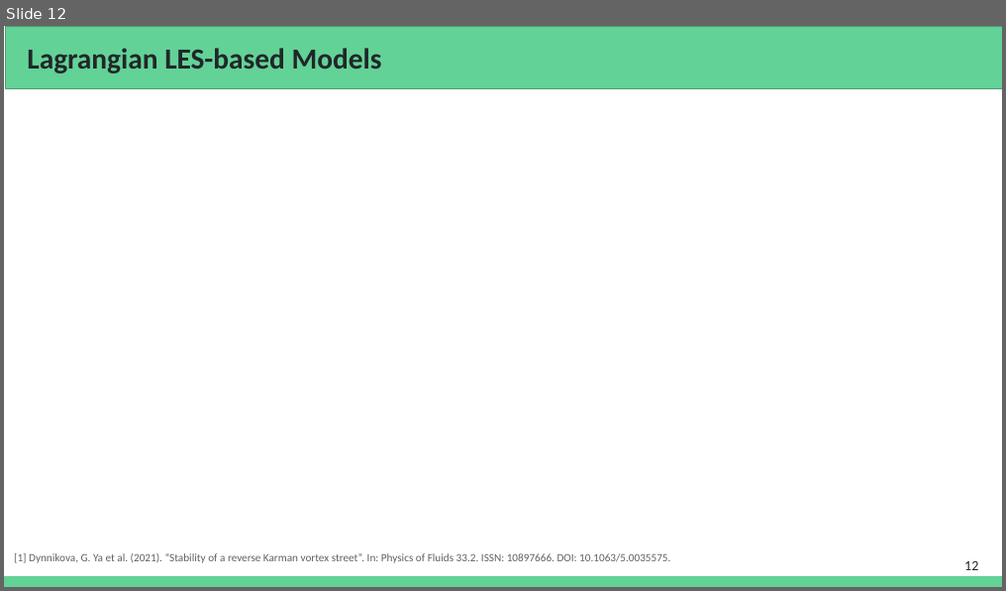
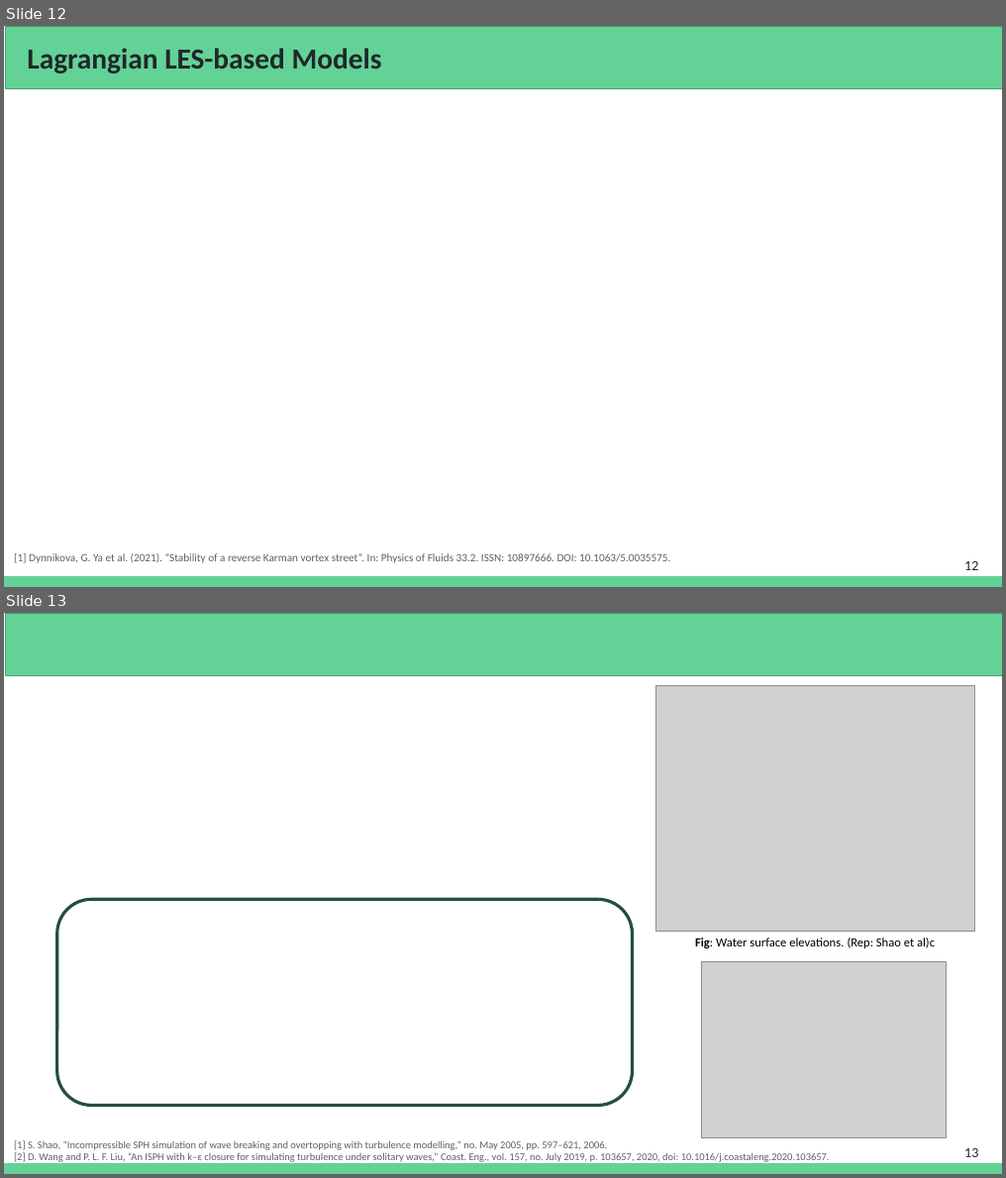
Before and after one commit to Prajwal-Prathiksh/ddp-thesis, a slide deck: report/DDP Stage I - 2022.pptx. Shown one above the other, each under a label of ours: slide 12 before the commit, slides 12 and 13 after it. The pictures are 1006x591 and 1006x1178 pixels, drawn with LibreOffice and Linux fonts; fonts in the diff are those of the drawing; grey boxes stand for pictures. Boxes give left, top, right and bottom in pixels: in the first picture for what was removed or moved away, otherwise in the second. Text is boxed around its words. In the diff, an @@ line names an element or a change of style, - is before the commit and + after.

```diff
--- a/report/DDP Stage I - 2022.pptx
+++ b/report/DDP Stage I - 2022.pptx
@@ slide 13 added at <box>4,613,1002,1174</box>, background #FFFFFF; not listed: 1 template element that a slide beside it also shows @@
@@ rectangle added at <box>5,613,1002,676</box>, fill #63D297, outline #4BA173 0.75 pt @@
@@ picture added at <box>656,685,975,932</box> @@
@@ rounded rectangle added at <box>57,900,632,1106</box>, outline #26503A 3 pt @@
@@ text added at <box>695,938,935,949</box>, 12 pt, text #000000 @@
+Fig: Water surface elevations. (Rep: Shao et al)c
@@ picture added at <box>701,962,946,1139</box> @@
@@ text added at <box>14,1141,830,1164</box>, 10 pt, text #616161 @@
+[1] S. Shao, “Incompressible SPH simulation of wave breaking and overtopping with turbulence modelling,” no. May 2005, pp. 597–621, 2006.
+[2] D. Wang and P. L. F. Liu, “An ISPH with k–ε closure for simulating turbulence under solitary waves,” Coast. Eng., vol. 157, no. July 2019, p. 103657, 2020, doi: 10.1016/j.coastaleng.2020.103657.
@@ page number added at <box>964,1149,978,1157</box>, 13.3 pt, text #202729 @@
+13
```
Also in this commit, not shown: 5 slides changed, 2 other slides added, 7 slides removed.
